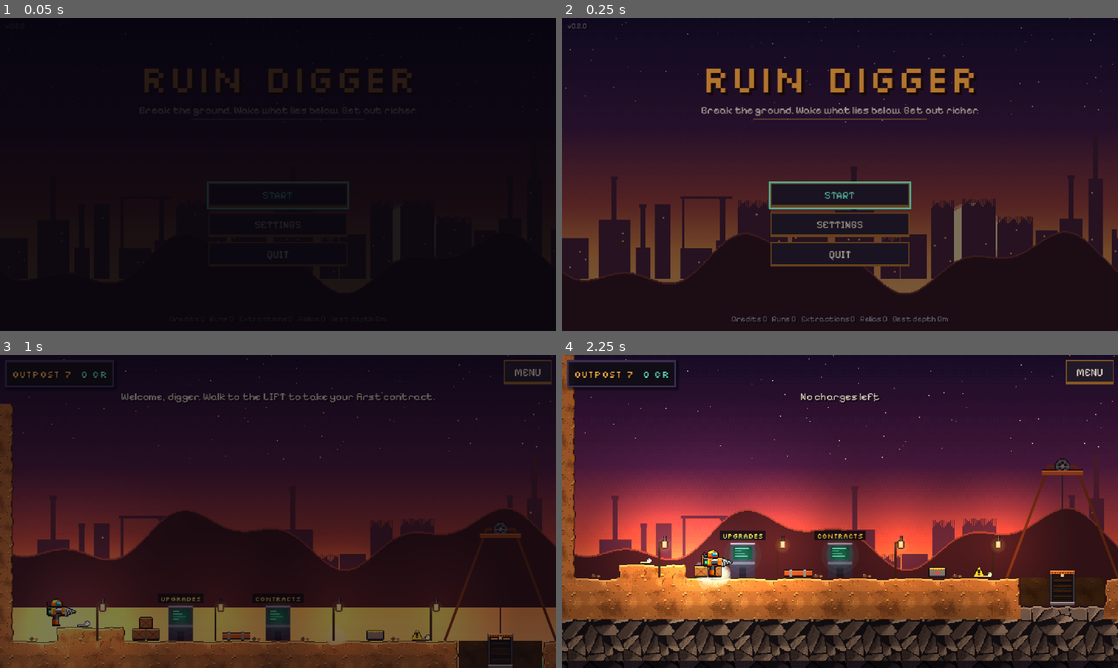
Above: before the commit, frames 1-4 (two rows, left to right).
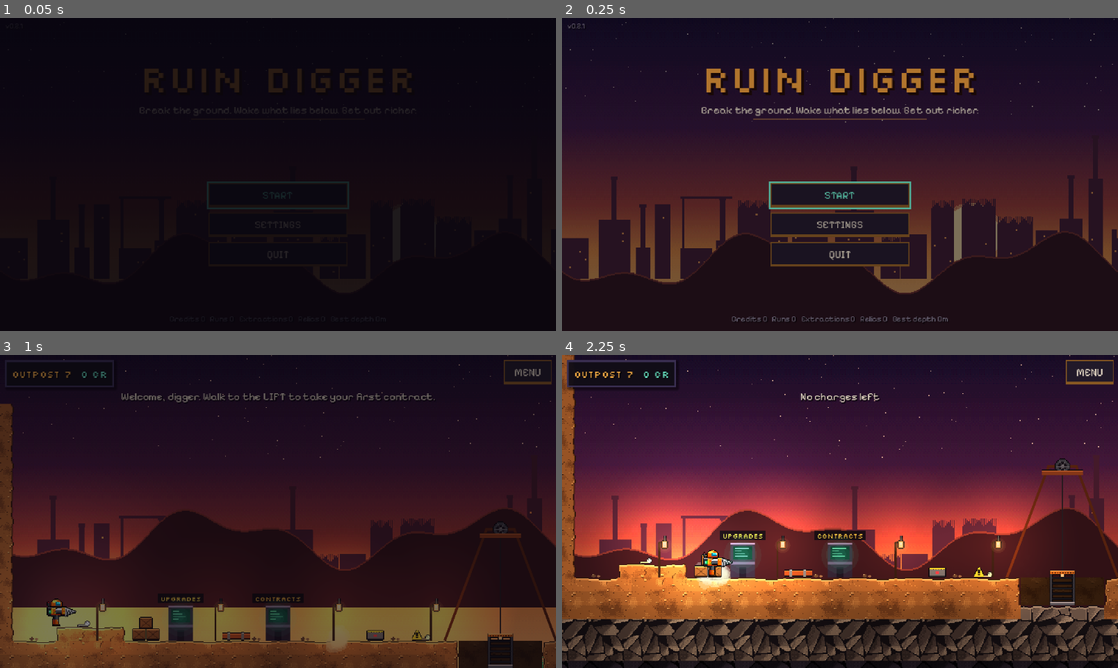
Above: after the commit, the same moments.

Repository: narmanb/ruindigger
Game: Godot game, scene res://src/main.tscn
The game is run twice, just before and just after one commit, with the same random seed, the same clock (stepped at 60 frames per second) and the same inputs.
Inputs (mouse positions are in pixels of both pictures, inside the frame that each line leads up to):
- Up to frame 1 (0.05 s): no input
- Up to frame 2 (0.25 s): no input
- Up to frame 3 (1 s): click "START" at 0.5 s
- Up to frame 4 (2.25 s): tap Enter (ui_accept) at 1.25 s; move the mouse to (962, 495) at 1.27 s; hold D (move_right) 1.28-2 s; tap K (charge) at 1.35 s; click (962, 495) at 1.42 s; tap Space (jump) at 1.52 s; drag from (728, 527) to (812, 574) at 2.02 s

The runs differ from the first frame. In frame 2, less than 0.1% of the frame differs, in the area x 3-5%, y 1-4%; in frame 3, less than 0.1%, in the area x 58-63%, y 91-95%; in frame 4, nothing differs.

Commit message:
Smooth water: droplet-based waterfalls with splashes, blended wavy pool surfaces
Co-Authored-By: Claude Opus 5.5 <noreply@anthropic.com>
Claude-Session: https://claude.ai/code/session_0138F4YZBGuyEGS2A96HVeB3

Diff:
--- a/project.godot
+++ b/project.godot
@@ -7,7 +7,7 @@
 
 config/name="Ruin Digger"
 config/description="Break the ground. Wake what lies below. Get out richer."
-config/version="0.2.0"
+config/version="0.2.1"
 run/main_scene="res://src/main.tscn"
 config/features=PackedStringArray("4.6", "GL Compatibility")
 config/icon="res://icon.svg"
--- a/src/autoload/balance.gd
+++ b/src/autoload/balance.gd
@@ -115,6 +115,11 @@
 const WATER_SWIM := 175.0           # upward stroke on jump while submerged
 const WATER_COOLING := 2.5          # drill cools this much faster in water
 const WATER_CRAWLER_DPS := 7.0      # crawlers hate water
+const WATER_DROP_UNITS := 3         # volume carried by one falling droplet
+const WATER_EMIT_PER_TICK := 16     # max units a free-falling cell sheds per tick
+const WATER_MAX_DROPS := 900        # beyond this, falling water moves cell-to-cell
+const WATER_DROP_GRAVITY := 820.0
+const WATER_DROP_MAX_FALL := 420.0
 
 # --- Unsupported basalt ---
 const BOULDER_MAX_CELLS := 36       # bigger basalt masses are treated as bedded in
--- a/src/fx/fx.gd
+++ b/src/fx/fx.gd
@@ -32,6 +32,7 @@
 	_make_pool("glints", 6, 10, glow_layer)
 	_make_pool("fire", 3, 40, glow_layer)
 	_make_pool("gas", 6, 10, self)
+	_make_pool("splash", 10, 6, self)
 	for i in 6:
 		var l := PointLight2D.new()
 		l.texture = _light_tex
@@ -131,6 +132,20 @@
 			g3.add_point(0.4, Color(1.0, 0.45, 0.1, 0.6))
 			g3.set_color(g3.get_point_count() - 1, Color(0.3, 0.05, 0.05, 0.0))
 			p.color_ramp = g3
+		"splash":
+			p.texture = _dot_tex
+			p.lifetime = 0.45
+			p.gravity = Vector2(0, 500)
+			p.initial_velocity_min = 30.0
+			p.initial_velocity_max = 90.0
+			p.direction = Vector2.UP
+			p.spread = 55.0
+			p.scale_amount_min = 0.2
+			p.scale_amount_max = 0.4
+			var g5 := Gradient.new()
+			g5.set_color(0, Color(0.75, 0.9, 1.0, 0.9))
+			g5.set_color(1, Color(0.5, 0.75, 1.0, 0.0))
+			p.color_ramp = g5
 		"gas":
 			p.texture = _puff_tex
 			var m3 := CanvasItemMaterial.new()
@@ -168,6 +183,10 @@
 	p.emitting = true
 
 
+func splash(pos: Vector2) -> void:
+	_emit("splash", pos, Color(1, 1, 1), Vector2.UP)
+
+
 func chips(pos: Vector2, dir: Vector2, color: Color) -> void:
 	_emit("chips", pos, color, dir)
 
--- /dev/null
+++ b/src/fx/water.gdshader
@@ -0,0 +1,21 @@
+shader_type canvas_item;
+// Water body: vertices with UV.y == 1 sit on the surface and roll as waves;
+// a gentle caustic shimmer plays through the whole volume.
+uniform float wave_amp = 1.3;
+varying vec2 world_pos;
+varying float surface;
+
+void vertex() {
+	world_pos = (MODEL_MATRIX * vec4(VERTEX, 0.0, 1.0)).xy;
+	surface = UV.y;
+	float w = sin(world_pos.x * 0.21 + TIME * 2.6) * 0.6 + sin(world_pos.x * 0.083 - TIME * 1.4) * 0.4;
+	VERTEX.y += UV.y * w * wave_amp;
+}
+
+void fragment() {
+	vec4 c = COLOR;
+	float caustic = sin(world_pos.x * 0.17 + TIME * 1.7) * sin(world_pos.y * 0.23 - TIME * 1.1);
+	caustic += 0.5 * sin((world_pos.x + world_pos.y) * 0.11 + TIME * 2.3);
+	c.rgb += vec3(0.05, 0.08, 0.1) * caustic;
+	COLOR = c;
+}
--- a/src/terrain/terrain_view.gd
+++ b/src/terrain/terrain_view.gd
@@ -30,6 +30,7 @@
 var tex_alloy_glow: Texture2D
 var props_meta: Dictionary = {}
 var glow_material: ShaderMaterial
+var water_material: ShaderMaterial
 
 
 func setup(g: TerrainGrid, glow_node: Node2D) -> void:
@@ -47,6 +48,8 @@
 	glow_material = ShaderMaterial.new()
 	glow_material.shader = load("res://src/fx/glow_pulse.gdshader")
 	grid.cell_changed.connect(_on_cell_changed)
+	water_material = ShaderMaterial.new()
+	water_material.shader = load("res://src/fx/water.gdshader")
 	for cy in grid.chunks_h:
 		for cx in grid.chunks_w:
 			var key := Vector2i(cx, cy)
@@ -71,6 +74,7 @@
 		wc.key = key
 		wc.position = chunks[key].position
 		wc.z_index = 3
+		wc.material = water_material
 		add_child(wc)
 		water_chunks[key] = wc
 	grid.take_dirty()
@@ -109,9 +113,12 @@
 			water_chunks[key].queue_redraw()
 			redraw_count += 1
 	for key in grid.take_water_dirty():
-		if water_chunks.has(key):
-			water_chunks[key].queue_redraw()
-			water_redraws += 1
+		# neighbours too: surface blending reads across chunk edges
+		for d in [Vector2i(0, 0), Vector2i(1, 0), Vector2i(-1, 0), Vector2i(0, 1), Vector2i(0, -1)]:
+			var k2: Vector2i = key + d
+			if water_chunks.has(k2):
+				water_chunks[k2].touch()
+		water_redraws += 1
 
 
 func _flush_collision() -> void:
@@ -313,14 +320,78 @@
 
 
 class WaterChunk extends Node2D:
+	## Smooth water: each surface column blends into its neighbours, levels ease
+	## toward the simulation instead of stepping, the shader rolls waves, and
+	## free-falling water is left to the droplet renderer.
 	var view: TerrainView
 	var key: Vector2i
+	var disp: PackedFloat32Array
+	var animating := false
+
+	func _ready() -> void:
+		disp = PackedFloat32Array()
+		disp.resize(CHUNK * CHUNK)
+		var g := view.grid
+		for ly in CHUNK:
+			for lx in CHUNK:
+				disp[ly * CHUNK + lx] = g.get_water(key.x * CHUNK + lx, key.y * CHUNK + ly)
+
+	func touch() -> void:
+		animating = true
+		set_process(true)
+
+	func _process(delta: float) -> void:
+		if not animating:
+			set_process(false)
+			return
+		var g := view.grid
+		var k := clampf(delta * 10.0, 0.0, 1.0)
+		var settled := true
+		for ly in CHUNK:
+			for lx in CHUNK:
+				var i := ly * CHUNK + lx
+				var target := float(g.get_water(key.x * CHUNK + lx, key.y * CHUNK + ly))
+				var d := disp[i]
+				if absf(d - target) > 0.4:
+					disp[i] = lerpf(d, target, k)
+					settled = false
+				else:
+					disp[i] = target
+		queue_redraw()
+		if settled:
+			animating = false
+
+	func _flat(r: Rect2, c: Color) -> void:
+		# uv.y = 0 everywhere so the wave shader leaves these vertices still
+		var z := Vector2.ZERO
+		draw_polygon(PackedVector2Array([r.position, Vector2(r.end.x, r.position.y), r.end, Vector2(r.position.x, r.end.y)]),
+			PackedColorArray([c, c, c, c]), PackedVector2Array([z, z, z, z]))
+
+	func _lv(x: int, y: int) -> float:
+		var lx := x - key.x * CHUNK
+		var ly := y - key.y * CHUNK
+		if lx >= 0 and ly >= 0 and lx < CHUNK and ly < CHUNK:
+			return disp[ly * CHUNK + lx]
+		return float(view.grid.get_water(x, y))
+
+	func _pooled(g: TerrainGrid, x: int, y: int) -> bool:
+		return g.is_solid(x, y + 1) or g.get_water(x, y + 1) >= Balance.WATER_MAX - 6
+
+	func _surface_h(g: TerrainGrid, x: int, y: int) -> float:
+		## height (px) of the water column top in cell (x,y), or -1 if none
+		if g.is_solid(x, y):
+			return -1.0
+		var lv := _lv(x, y)
+		if lv < 0.5 or not _pooled(g, x, y):
+			return -1.0
+		if g.get_water(x, y - 1) > 0 and _pooled(g, x, y - 1):
+			return 16.0
+		return clampf(lv / float(Balance.WATER_MAX) * 16.0, 0.6, 16.0)
 
 	func _draw() -> void:
 		var g := view.grid
 		var x0 := key.x * CHUNK
 		var y0 := key.y * CHUNK
-		var mx := float(Balance.WATER_MAX)
 		for ly in CHUNK:
 			var y := y0 + ly
 			if y >= g.h:
@@ -329,18 +400,76 @@
 				var x := x0 + lx
 				if x >= g.w:
 					break
-				var lv := g.get_water(x, y)
-				if lv <= 0:
+				var lv := _lv(x, y)
+				if lv < 0.5 or g.is_solid(x, y):
 					continue
 				var s := g.get_stratum(x, y)
-				var above := g.get_water(x, y - 1)
-				var h := 16.0 if above > 0 else ceilf(lv / mx * 16.0)
-				var top := 16.0 - h
-				draw_rect(Rect2(lx * C, ly * C + top, C, h), WATER_COL[s])
-				if above <= 0:
-					draw_rect(Rect2(lx * C, ly * C + top, C, 1), WATER_TOP[s])
-					if (x + y) % 3 == 0:
-						draw_rect(Rect2(lx * C + 4, ly * C + top + 2, 5, 1), Color(1, 1, 1, 0.25))
+				var col: Color = WATER_COL[s]
+				var bx := lx * C
+				var by := ly * C + C
+				if not _pooled(g, x, y):
+					# water about to pour off a ledge: a thin spout (droplets do the rest)
+					var w := 3.0 + 7.0 * clampf(lv / float(Balance.WATER_MAX), 0.0, 1.0)
+					var sc := Color(col.r, col.g, col.b, col.a * 0.85)
+					var z := Vector2.ZERO
+					# tapered lip where water tips over the edge
+					draw_polygon(PackedVector2Array([Vector2(bx + 8 - w, by - 16 + 16 - lv / float(Balance.WATER_MAX) * 16.0), Vector2(bx + 8 + w, by - 16 + 16 - lv / float(Balance.WATER_MAX) * 16.0), Vector2(bx + 8 + w * 0.4, by), Vector2(bx + 8 - w * 0.4, by)]),
+						PackedColorArray([sc, sc, sc, sc]), PackedVector2Array([z, z, z, z]))
+					continue
+				var h := _surface_h(g, x, y)
+				if h >= 16.0:
+					var deep := col.darkened(0.25)
+					_flat(Rect2(bx, by - 16, C, C), deep)
+					continue
+				# blend edge heights with neighbouring columns for a continuous surface
+				var hl := _surface_h(g, x - 1, y)
+				var hr := _surface_h(g, x + 1, y)
+				var el := (h + hl) * 0.5 if hl >= 0.0 else (h if g.is_solid(x - 1, y) else h * 0.55)
+				var er := (h + hr) * 0.5 if hr >= 0.0 else (h if g.is_solid(x + 1, y) else h * 0.55)
+				el = minf(el, 16.0)
+				er = minf(er, 16.0)
+				var top := col.lightened(0.12)
+				var bot := col.darkened(0.2)
+				var pts := PackedVector2Array([Vector2(bx, by), Vector2(bx + C, by), Vector2(bx + C, by - er), Vector2(bx + 8, by - h), Vector2(bx, by - el)])
+				var cols := PackedColorArray([bot, bot, top, top, top])
+				var uvs := PackedVector2Array([Vector2(0, 0), Vector2(1, 0), Vector2(1, 1), Vector2(0.5, 1), Vector2(0, 1)])
+				draw_polygon(pts, cols, uvs)
+				# surface highlight strip (also rides the waves: uv.y = 1)
+				var hi: Color = WATER_TOP[s]
+				var strip := PackedVector2Array([Vector2(bx, by - el), Vector2(bx + 8, by - h), Vector2(bx + C, by - er), Vector2(bx + C, by - er + 1.2), Vector2(bx + 8, by - h + 1.2), Vector2(bx, by - el + 1.2)])
+				draw_polygon(strip, PackedColorArray([hi, hi, hi, hi, hi, hi]), PackedVector2Array([Vector2(0, 1), Vector2(0.5, 1), Vector2(1, 1), Vector2(1, 1), Vector2(0.5, 1), Vector2(0, 1)]))
+
+
+## Renders airborne droplets as stretched, overlapping blobs so a waterfall reads
+## as one continuous stream.
+class WaterDrops extends Node2D:
+	var sim: WaterSim
+	var grid: TerrainGrid
+
+	func _process(_d: float) -> void:
+		if sim and (sim.drop_count() > 0 or _had):
+			queue_redraw()
+		_had = sim != null and sim.drop_count() > 0
+
+	var _had := false
+
+	func _draw() -> void:
+		if sim == null:
+			return
+		var n := sim.drop_count()
+		for i in n:
+			var p: Vector2 = sim.drop_pos[i]
+			var v: Vector2 = sim.drop_vel[i]
+			var s := grid.get_stratum(int(p.x / 16.0), int(p.y / 16.0))
+			var c: Color = WATER_COL[s]
+			c.a = 0.75
+			# soft capsule along the motion: overlapping discs merge into a ribbon
+			var r := 2.3 + float(sim.drop_vol[i]) * 0.3
+			var tail := p - v * 0.04
+			for k in 4:
+				draw_circle(p.lerp(tail, k / 3.0), r * (1.0 - k * 0.12), c)
+			if i % 4 == 0:
+				draw_line(p.lerp(tail, 0.8) + Vector2(-0.6, 0), p + Vector2(-0.6, 0), Color(1, 1, 1, 0.25), 1.0)
 
 
 class GlowChunk extends Node2D:
--- a/src/terrain/water_sim.gd
+++ b/src/terrain/water_sim.gd
@@ -11,6 +11,13 @@
 var steps := 0
 var last_moves := 0
 var lost := 0
+# Free-falling water leaves the grid as droplets so it pours as a continuous
+# stream with momentum, then merges back in where it lands.
+var drop_pos := PackedVector2Array()
+var drop_vel := PackedVector2Array()
+var drop_vol := PackedInt32Array()
+var splashes: Array[Vector2] = []   # landing points this frame (for FX)
+var deposits := 0
 
 
 func _init(g: TerrainGrid) -> void:
@@ -22,7 +29,13 @@
 	var t := 0
 	for v in grid.water:
 		t += v
+	for v in drop_vol:
+		t += v
 	return t
+
+
+func drop_count() -> int:
+	return drop_pos.size()
 
 
 func wake(x: int, y: int) -> void:
@@ -70,6 +83,82 @@
 		_acc -= Balance.WATER_TICK
 		step()
 		n += 1
+	update_drops(delta)
+
+
+func _emit(x: int, y: int, amount: int) -> void:
+	# spill sideways momentum: water leaves away from the fuller side
+	var lw := grid.get_water(x - 1, y) if _open(x - 1, y) else -1
+	var rw := grid.get_water(x + 1, y) if _open(x + 1, y) else -1
+	var vx := 0.0
+	if lw > rw + 2:
+		vx = 38.0
+	elif rw > lw + 2:
+		vx = -38.0
+	var cx := x * 16.0 + 8.0
+	var left := amount
+	while left > 0:
+		var v := mini(Balance.WATER_DROP_UNITS, left)
+		left -= v
+		# spread releases over the tick so the stream is continuous, not pulsed
+		var lag := randf()
+		var vy0 := 30.0 + 60.0 * (1.0 - lag)
+		drop_pos.append(Vector2(cx + randf_range(-3.0, 3.0) + vx * Balance.WATER_TICK * (1.0 - lag), (y + 1) * 16.0 + 0.5 + vy0 * Balance.WATER_TICK * (1.0 - lag)))
+		drop_vel.append(Vector2(vx + randf_range(-4.0, 4.0), vy0))
+		drop_vol.append(v)
+
+
+func update_drops(delta: float) -> void:
+	splashes.clear()
+	var i := 0
+	while i < drop_pos.size():
+		var p := drop_pos[i]
+		var v := drop_vel[i]
+		v.y = minf(v.y + Balance.WATER_DROP_GRAVITY * delta, Balance.WATER_DROP_MAX_FALL)
+		var np := p + v * delta
+		# sideways into rock: stop drifting
+		var side := grid.world_to_cell(Vector2(np.x, p.y))
+		if grid.is_solid(side.x, side.y):
+			np.x = p.x
+			v.x = 0.0
+		var c := grid.world_to_cell(np)
+		var land := Vector2i(-1, -1)
+		if grid.is_solid(c.x, c.y):
+			land = grid.world_to_cell(p)          # hit a floor: settle in the last open cell
+		elif grid.get_water(c.x, c.y) >= Balance.WATER_MAX / 3:
+			land = c                               # plunged into a pool
+		elif grid.is_solid(c.x, c.y + 1) and np.y > c.y * 16.0 + 12.0:
+			land = c                               # reached the floor of this cell
+		if land.x >= 0:
+			_deposit(land, drop_vol[i])
+			if randf() < 0.35:
+				splashes.append(np)
+			drop_pos.remove_at(i)
+			drop_vel.remove_at(i)
+			drop_vol.remove_at(i)
+			continue
+		drop_pos[i] = np
+		drop_vel[i] = v
+		i += 1
+
+
+func _deposit(c: Vector2i, vol: int) -> void:
+	deposits += 1
+	var cell := c
+	var guard := 0
+	while vol > 0 and guard < 24:
+		guard += 1
+		if not _open(cell.x, cell.y):
+			cell.y -= 1
+			continue
+		var room := Balance.WATER_MAX - grid.get_water(cell.x, cell.y)
+		var mv := mini(room, vol)
+		if mv > 0:
+			grid.set_water(cell.x, cell.y, grid.get_water(cell.x, cell.y) + mv)
+			vol -= mv
+			wake(cell.x, cell.y)
+		cell.y -= 1
+	lost += vol
 
 
 func step() -> void:
@@ -99,8 +188,15 @@
 		if lv <= 0 or not _open(x, y):
 			continue
 		var changed := false
-		# 1) fall
-		if _open(x, y + 1):
+		# 1) fall: into open air as droplets, into water cell-to-cell
+		if _open(x, y + 1) and grid.get_water(x, y + 1) == 0 and drop_pos.size() < Balance.WATER_MAX_DROPS:
+			var out := mini(lv, Balance.WATER_EMIT_PER_TICK)
+			_emit(x, y, out)
+			lv -= out
+			grid.set_water(x, y, lv)
+			changed = true
+			moves += out
+		elif _open(x, y + 1):
 			var below := grid.get_water(x, y + 1)
 			if below < Balance.WATER_MAX:
 				var mv := mini(lv, Balance.WATER_MAX - below)
@@ -138,6 +234,8 @@
 	wake_all()
 	for i in max_steps:
 		step()
-		if active.is_empty() or last_moves == 0:
+		for k in 4:
+			update_drops(Balance.WATER_TICK / 4.0)
+		if (active.is_empty() or last_moves == 0) and drop_pos.is_empty():
 			return i
 	return max_steps
--- a/src/world/mine.gd
+++ b/src/world/mine.gd
@@ -72,6 +72,11 @@
 	add_child(view)
 	view.setup(grid, glow_root)
 	water = WaterSim.new(grid)
+	var drops := TerrainView.WaterDrops.new()
+	drops.sim = water
+	drops.grid = grid
+	drops.z_index = 3
+	add_child(drops)
 	entity_root = Node2D.new()
 	add_child(entity_root)
 	collapse = Hazards.Collapse.new()
@@ -235,6 +240,10 @@
 func _physics_process(delta: float) -> void:
 	if water:
 		water.update(delta)
+		for sp in water.splashes:
+			fx.splash(sp)
+			if randf() < 0.2:
+				Audio.play_at("step", sp, -14.0, 0.4, 0.05)
 
 
 func _process(delta: float) -> void:
--- a/tests/shot.gd
+++ b/tests/shot.gd
@@ -52,6 +52,34 @@
 		mine.player.global_position = Vector2(c.x * 16 + 8, (c.y + 1) * 16 - 14)
 		mine.player.invuln = 999.0
 		mine.camera.reset_smoothing()
+	if mine and args.has("waterfall") and frame == 20:
+		var g: TerrainGrid = mine.grid
+		var ox := 22
+		var oy := 100
+		for y in range(oy - 10, oy + 12):
+			for x in range(ox - 12, ox + 16):
+				g.set_flag(x, y, Cell.F_PROTECTED | Cell.F_NO_RUBBLE, false)
+				var m := Cell.AIR
+				if y >= oy + 10 or x <= ox - 11 or x >= ox + 15 or y <= oy - 9:
+					m = Cell.HARD
+				if y >= oy and y <= oy + 1 and x <= ox:
+					m = Cell.HARD   # shelf
+				g.set_mat(x, y, m, true)
+				g.set_water(x, y, 0)
+		g.set_mat(ox, oy - 1, Cell.HARD)
+		g.set_mat(ox, oy - 2, Cell.HARD)
+		g.set_mat(ox, oy - 3, Cell.HARD)
+		for y in range(oy - 5, oy):
+			for x in range(ox - 10, ox):
+				g.set_water(x, y, Balance.WATER_MAX)
+		mine.water.wake_all()
+		mine.player.global_position = Vector2((ox + 8) * 16, (oy + 10) * 16 - 14)
+		mine.player.invuln = 999.0
+		mine.camera.reset_smoothing()
+	if mine and args.has("waterfall") and frame == 40:
+		mine.damage_cell(Vector2i(22, 99), 99.0, 0, false, "shot")
+		mine.damage_cell(Vector2i(22, 98), 99.0, 0, false, "shot")
+		mine.damage_cell(Vector2i(22, 97), 99.0, 0, false, "shot")
 	if mine and args.has("charge") and frame == 40:
 		mine.player.input_override = {"charge_just": true, "x": 0.0}
 	if mine and args.has("pause") and frame == target - 5 and mine.get("pause_menu") != null:
Not shown, changed: export_presets.cfg
Not shown, added: src/fx/water.gdshader.uid
Not shown, changed: CHANGELOG.md
